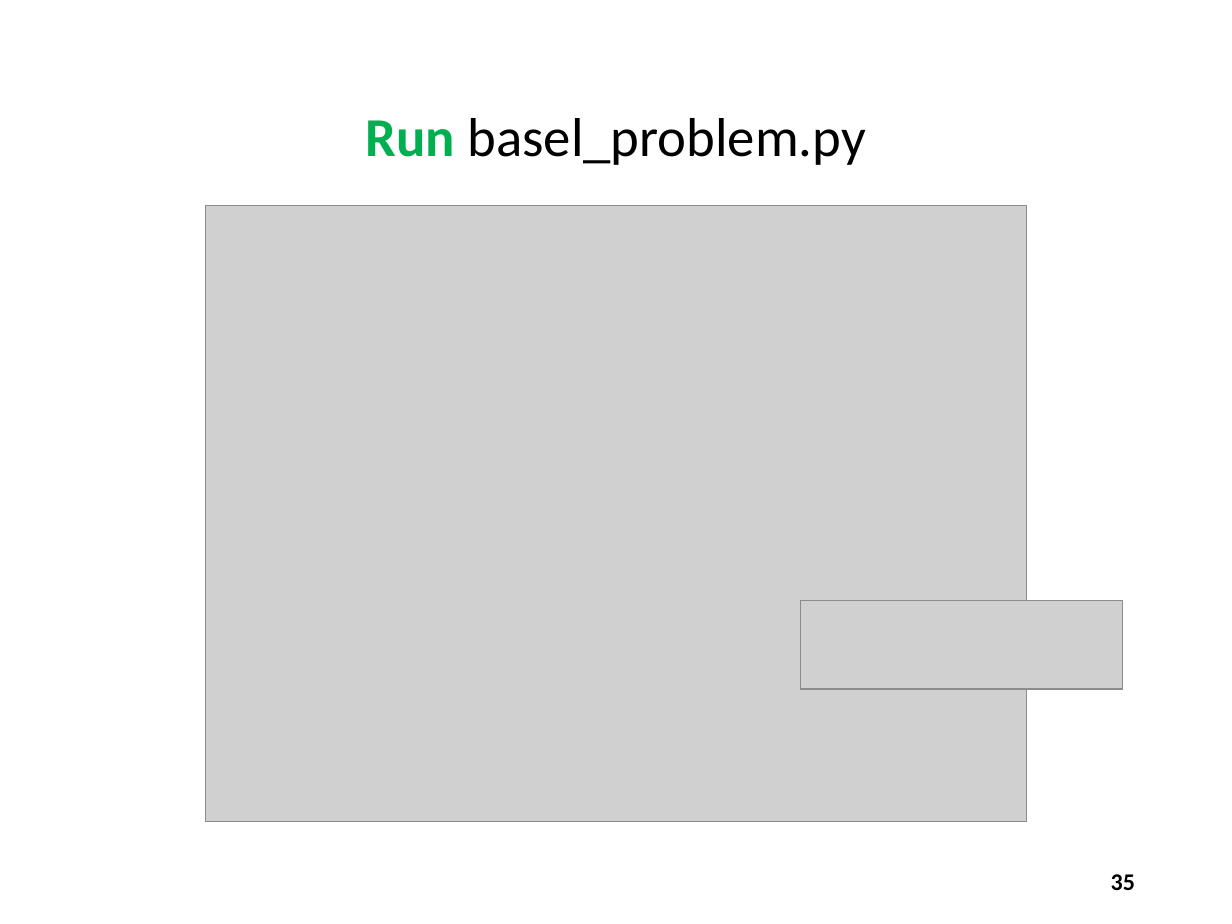
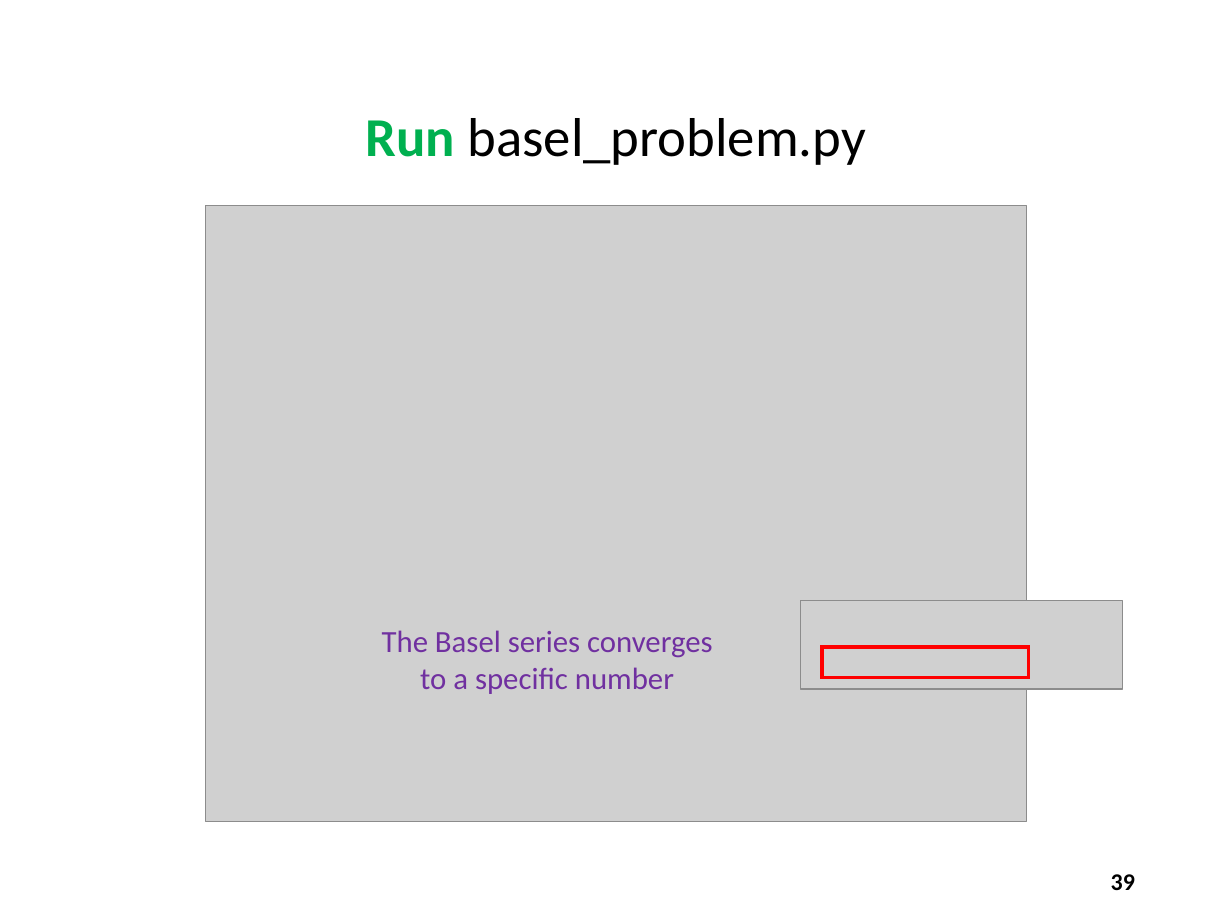
Before and after one commit to dbiersach/scicomp101, a slide deck: slide 39 of Session 03 - Making Line Graphs/Session 03 - Making Line Graphs.pptx (slide 35 before the commit). Drawn at 1232x924 pixels with LibreOffice and Linux fonts; fonts in the diff are those of the drawing; grey boxes stand for pictures. Boxes give left, top, right and bottom in pixels: in the first picture for what was removed or moved away, otherwise in the second. Text is boxed around its words. In the diff, an @@ line names an element or a change of style, - is before the commit and + after.

```diff
--- a/Session 03 - Making Line Graphs/Session 03 - Making Line Graphs.pptx
+++ b/Session 03 - Making Line Graphs/Session 03 - Making Line Graphs.pptx
@@ text added at bbox=[382, 630, 712, 694], 18 pt, text #7030A0 @@
+The Basel series converges to a specific number
@@ rectangle added at bbox=[822, 647, 1029, 678], outline #FF0000 2.25 pt @@
@@ page number at bbox=[1111, 874, 1135, 890]: text changed @@
-35
+39
```
Also in this commit, not shown: 5 other slides changed, 4 slides added.
